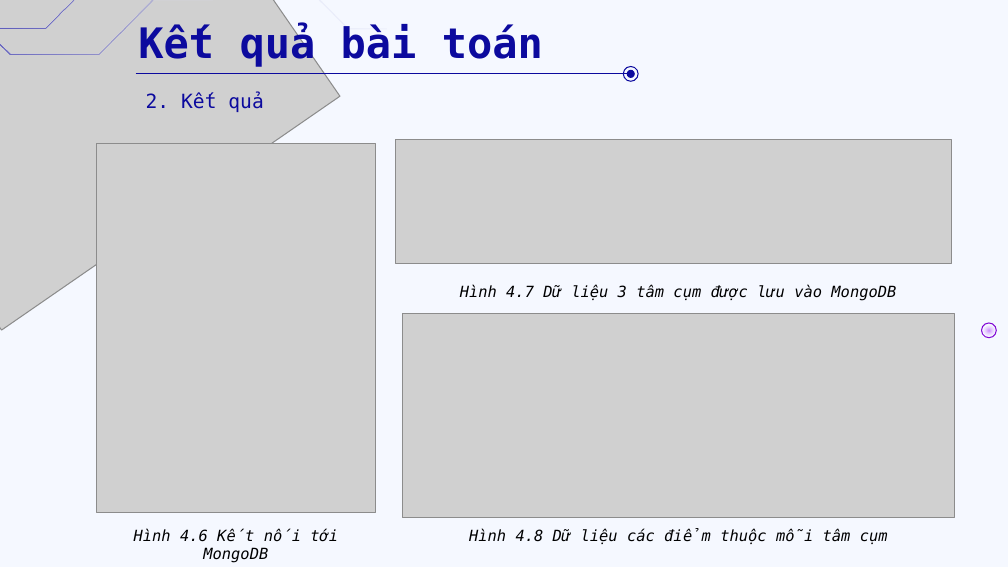
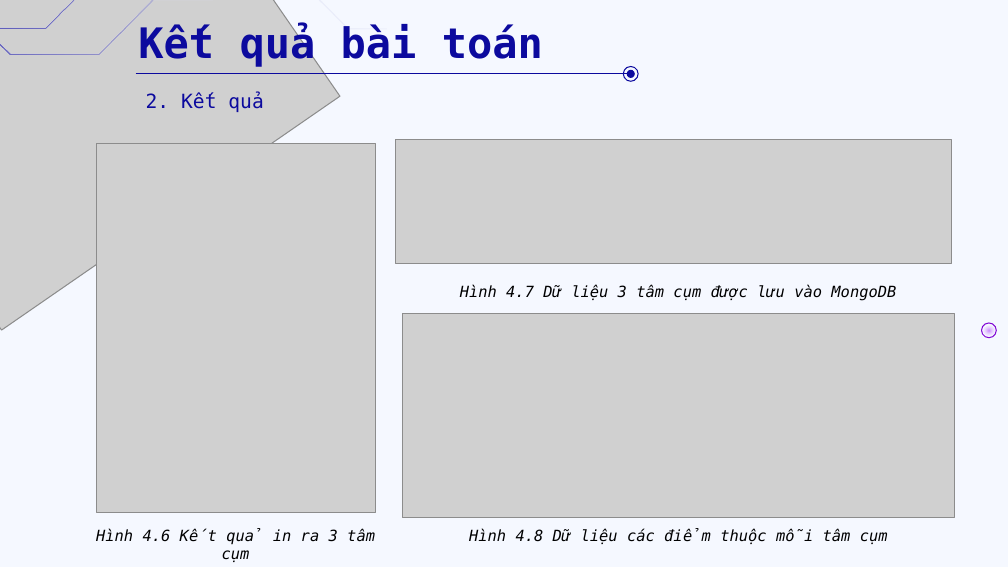
Before and after one commit to vvt911/Patient_Clustering_Kmeans, a slide deck: slide 19 of PP thuyết trình - Nhóm 15.pptx. Drawn at 1008x567 pixels with LibreOffice and Linux fonts; fonts in the diff are those of the drawing; grey boxes stand for pictures. Boxes give left, top, right and bottom in pixels: in the first picture for what was removed or moved away, otherwise in the second. Text is boxed around its words. In the diff, an @@ line names an element or a change of style, - is before the commit and + after.

Commit message:
fix slide

```diff
--- a/PP thuyết trình - Nhóm 15.pptx
+++ b/PP thuyết trình - Nhóm 15.pptx
@@ text at (x1=96, y1=528, x2=375, y2=562): text changed @@
-Hình 4.6 Kết nối tới MongoDB
+Hình 4.6 Kết quả in ra 3 tâm cụm
```
Also in this commit, not shown: 1 other slide changed.
